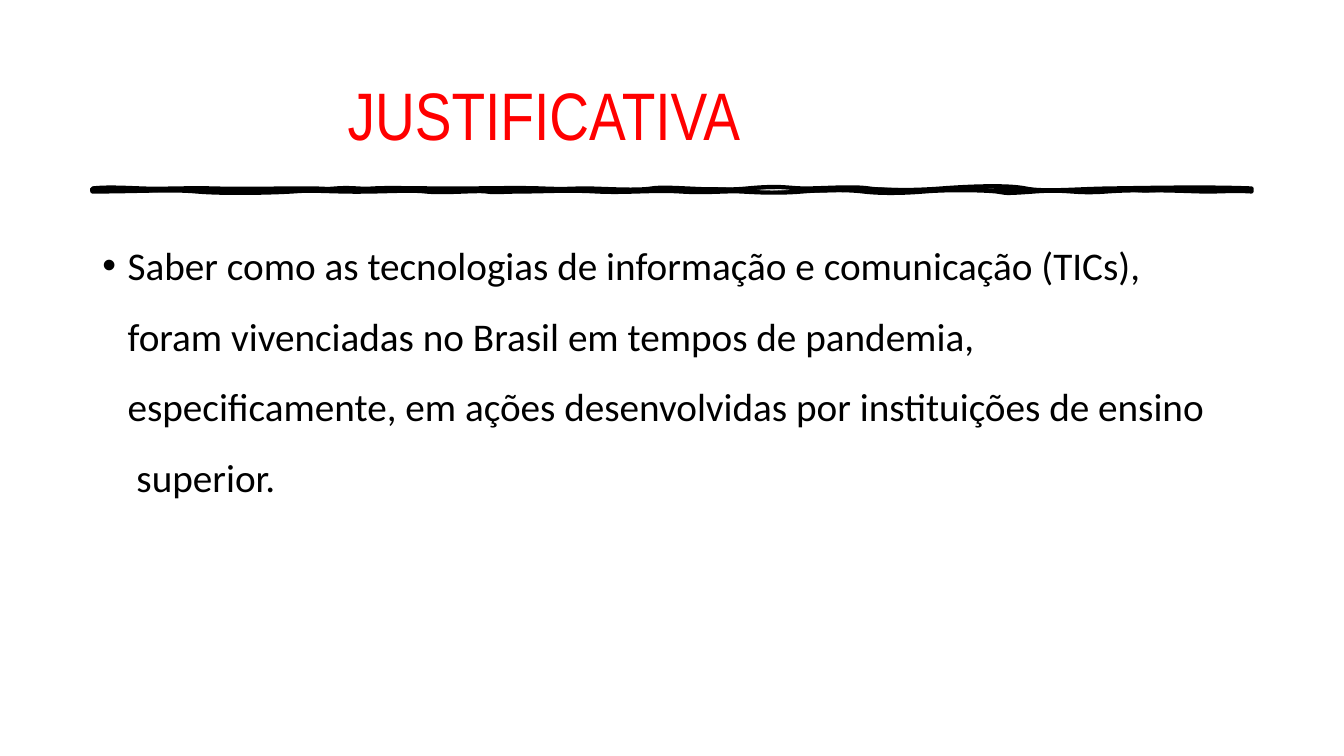
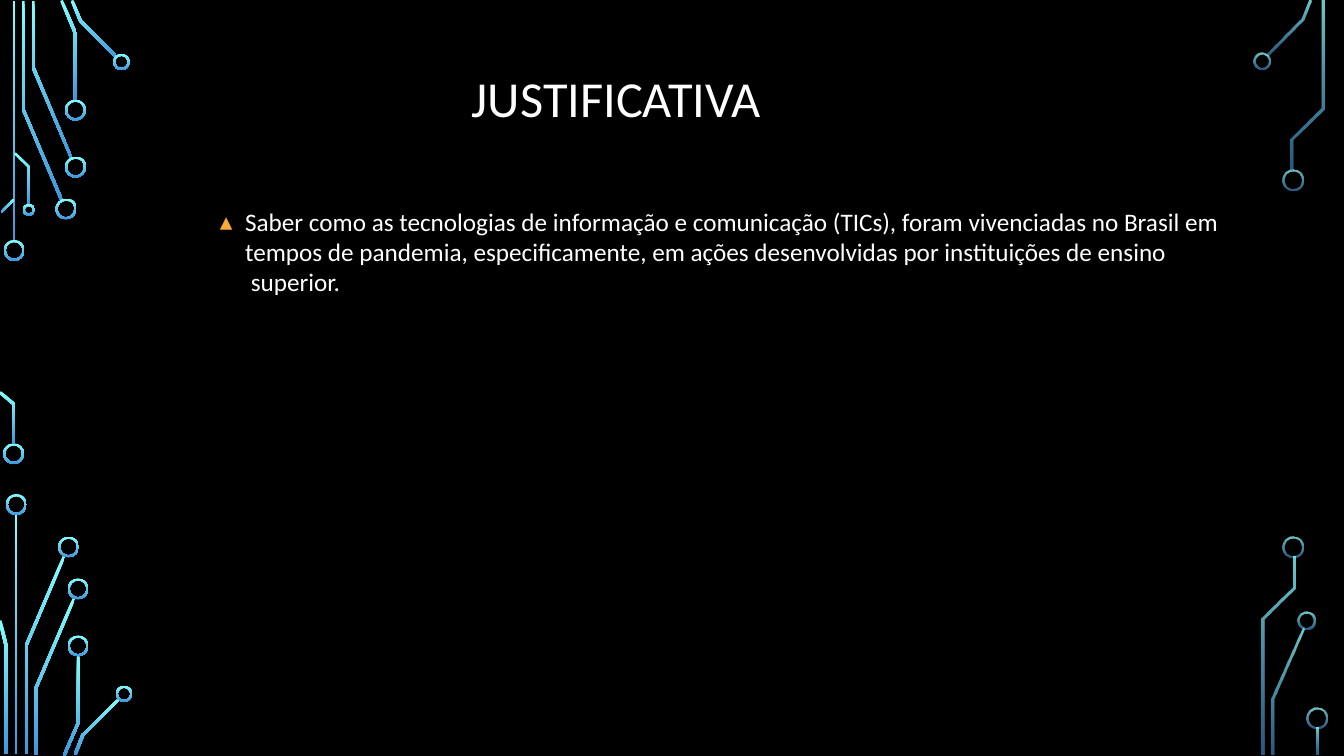
Before and after one commit to Luis-HCarvalho/pts-artigo-sintese, a slide deck: slide 4 of Apresentacao.pptx. Drawn at 1344x756 pixels with LibreOffice and Linux fonts; fonts in the diff are those of the drawing; background and template pictures are left out. Boxes give left, top, right and bottom in pixels: in the first picture for what was removed or moved away, otherwise in the second. Text is boxed around its words. In the diff, an @@ line names an element or a change of style, - is before the commit and + after.

```diff
--- a/Apresentacao.pptx
+++ b/Apresentacao.pptx
@@ background #FFFFFF to picture (left out) @@
@@ title "JUSTIFICATIVA": place and size @@
-title "JUSTIFICATIVA" at (348, 93, 741, 141)
+title "JUSTIFICATIVA" at (472, 84, 761, 118)
@@ title "JUSTIFICATIVA" at (472, 84, 761, 118): size 48 to 36 pt, font Arial Narrow to Calibri, text colour #FF0000 to #FFFFFF; alignment left to centre; line spacing 1 to 0.9; vertical alignment middle to top @@
@@ freeform shape removed at (93, 189, 1252, 192) @@
@@ subtitle "Saber como as tecnologias de ...": place and size @@
-subtitle "Saber como as tecnologias de ..." at (128, 251, 1204, 499)
+subtitle "Saber como as tecnologias de ..." at (245, 212, 1218, 295)
@@ subtitle "Saber como as tecnologias de ..." at (245, 212, 1218, 295): size 28 to 18 pt, text colour #000000 to #FFFFFF; bullet • to ▴; line spacing 1.5 to 1; less space between paragraphs @@
@@ group added at (0, 0, 1328, 756): 33 freeform shapes, 3 rectangles @@
```
Also in this commit, not shown: 5 other slides changed, 1 slide added.
